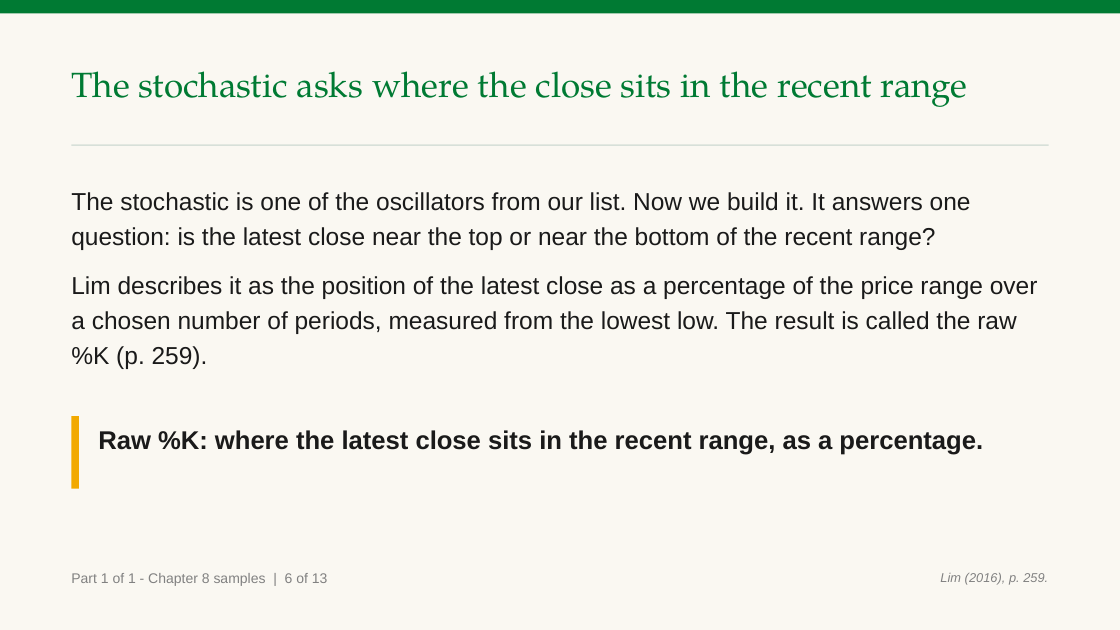
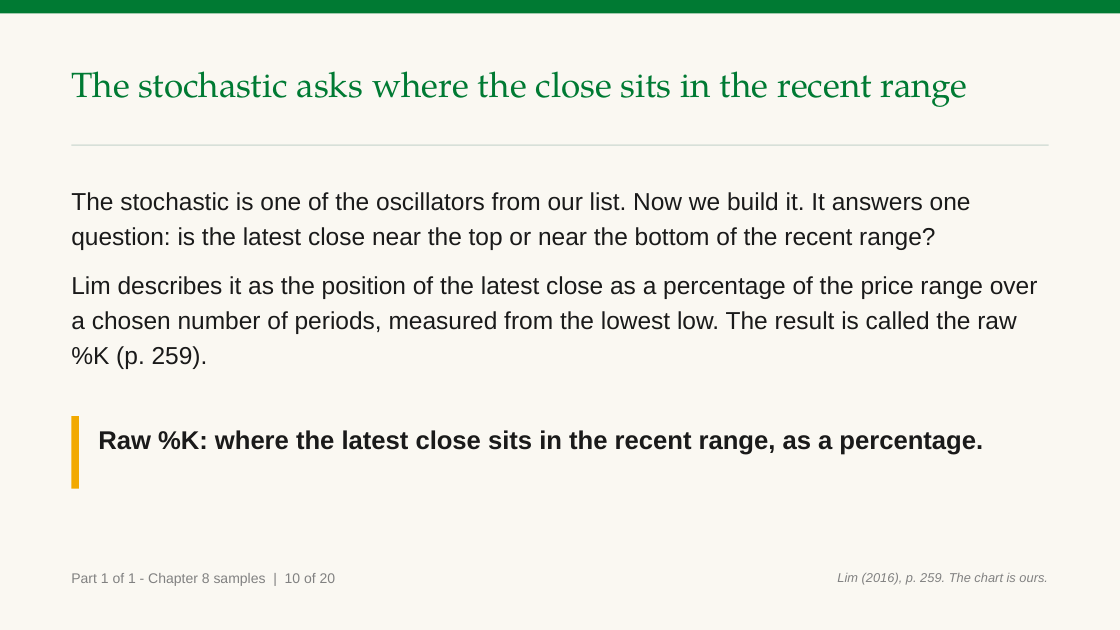
Before and after one commit to benjiesotelo-sudo/Telos_FIN1209, a slide deck: slide 12 of chapter-08/FIN1209-Chapter-08.pptx (slide 8 before the commit). Drawn at 1120x630 pixels with LibreOffice and Linux fonts; fonts in the diff are those of the drawing. Boxes give left, top, right and bottom in pixels: in the first picture for what was removed or moved away, otherwise in the second. Text is boxed around its words. In the diff, an @@ line names an element or a change of style, - is before the commit and + after.

Commit message:
Chapter 8 samples: pair each explanation with its chart the way Chapter 7 does (five new charts, Lim's Figures 8.17, 8.8 and 8.7 beside the oscillator list)

```diff
--- a/chapter-08/FIN1209-Chapter-08.pptx
+++ b/chapter-08/FIN1209-Chapter-08.pptx
@@ text at (x1=71, y1=573, x2=336, y2=586): text changed @@
-Part 1 of 1 - Chapter 8 samples | 6 of 13
+Part 1 of 1 - Chapter 8 samples | 10 of 20
@@ text at (x1=837, y1=573, x2=1048, y2=585): text changed @@
-Lim (2016), p. 259.
+Lim (2016), p. 259. The chart is ours.
```
Also in this commit, not shown: 12 other slides changed, 7 slides added, 3 other files.
